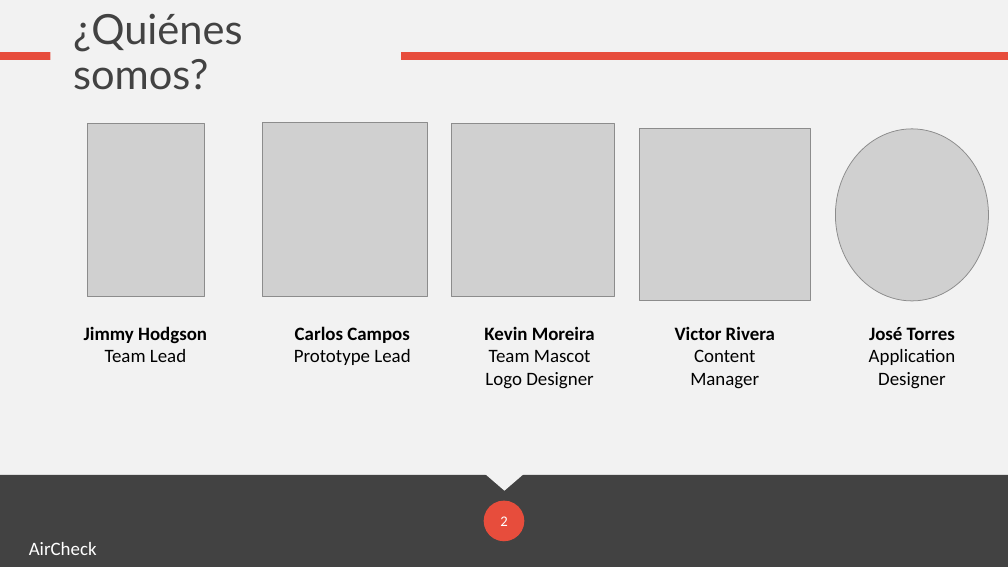
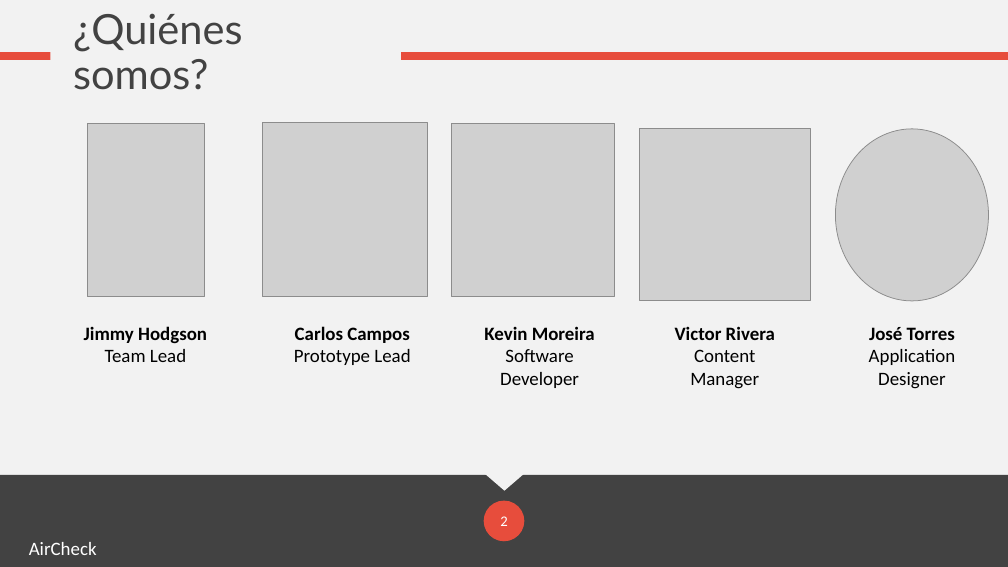
Before and after one commit to JimmyHodgson/AirCheck, a slide deck: slide 2 of docs/Space Apps.pptx. Drawn at 1008x567 pixels with LibreOffice and Linux fonts; fonts in the diff are those of the drawing; grey boxes stand for pictures; background and template pictures are left out. Boxes give left, top, right and bottom in pixels: in the first picture for what was removed or moved away, otherwise in the second. Text is boxed around its words. In the diff, an @@ line names an element or a change of style, - is before the commit and + after.

```diff
--- a/docs/Space Apps.pptx
+++ b/docs/Space Apps.pptx
@@ text at bbox=[500, 349, 579, 388]: text changed @@
-Team Mascot
-Logo Designer
+Software Developer
```
